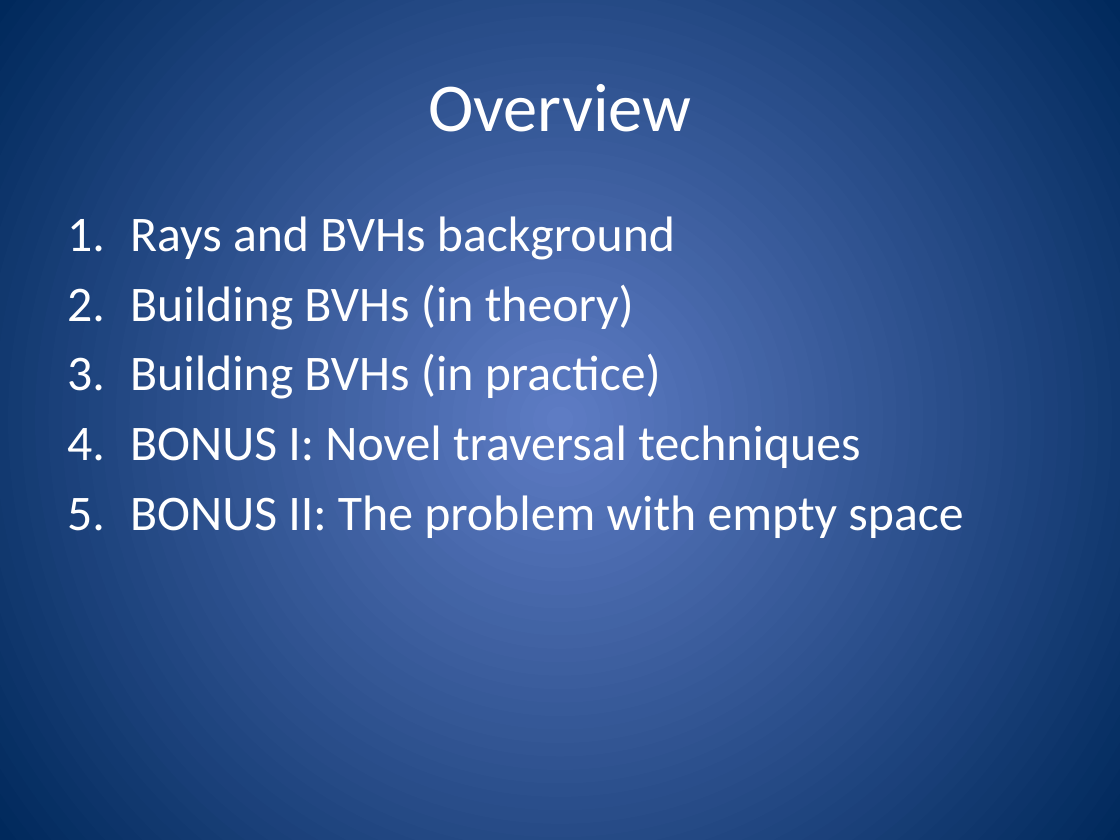
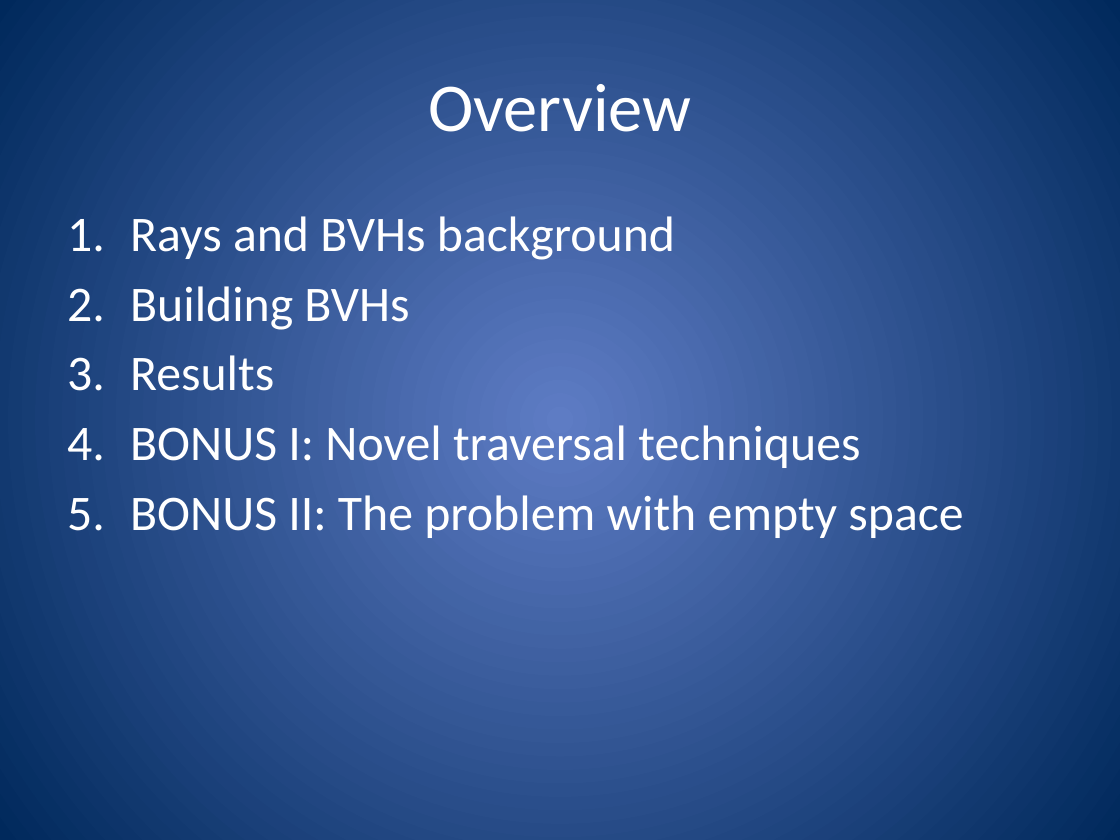
Before and after one commit to nfeltman/RayView, a slide deck: slide 2 of documentation/GroupMeetingPresentation.pptx. Drawn at 1120x840 pixels with LibreOffice and Linux fonts; fonts in the diff are those of the drawing. Boxes give left, top, right and bottom in pixels: in the first picture for what was removed or moved away, otherwise in the second. Text is boxed around its words. In the diff, an @@ line names an element or a change of style, - is before the commit and + after.

```diff
--- a/documentation/GroupMeetingPresentation.pptx
+++ b/documentation/GroupMeetingPresentation.pptx
@@ text at [130,286,409,391]: text changed @@
-2. Building BVHs (in theory)
-3. Building BVHs (in practice)
+2. Building BVHs
+3. Results
```
Also in this commit, not shown: 10 other slides changed, 7 slides added, 3 slides removed.
